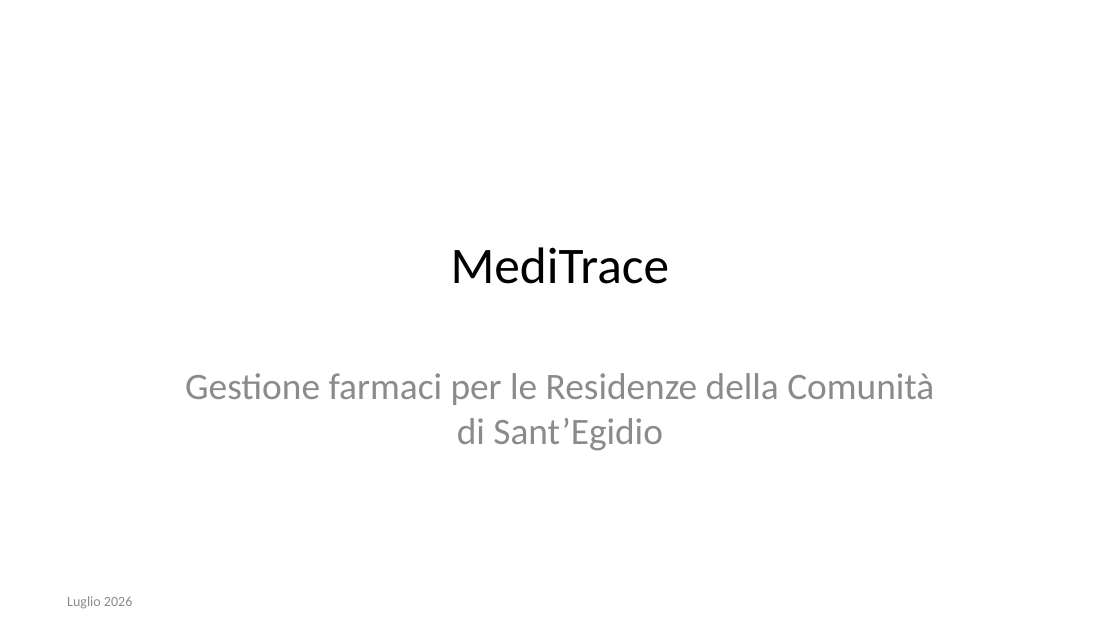
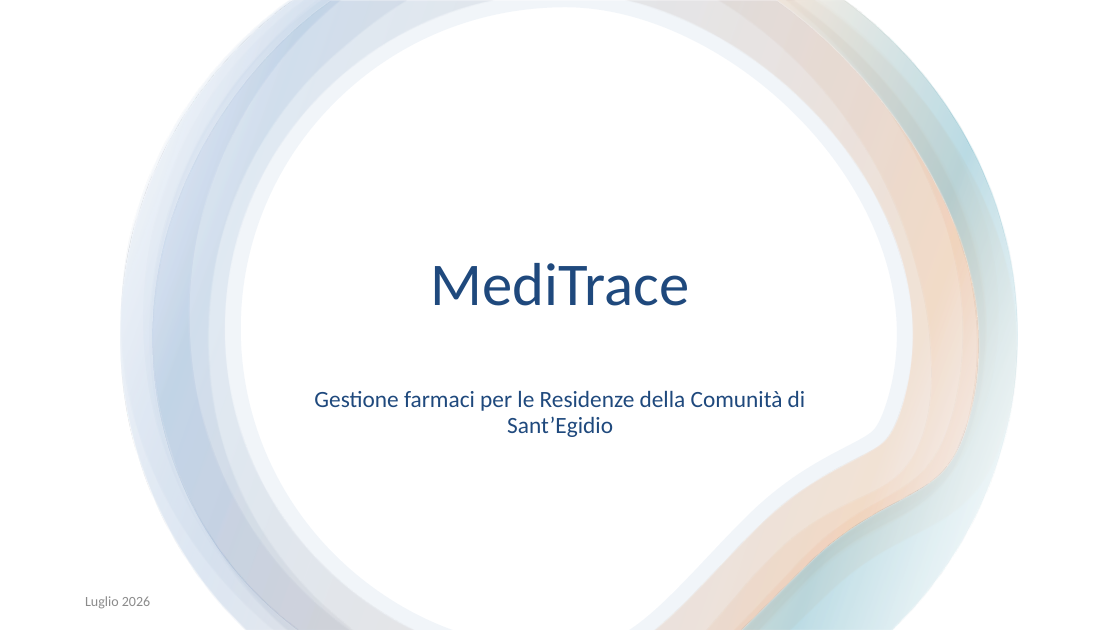
Before and after one commit to vgrazian/MediTrace, a slide deck: slide 1 of docs/presentation/medi-trace-editable.pptx. Drawn at 1120x630 pixels with LibreOffice and Linux fonts; fonts in the diff are those of the drawing. Boxes give left, top, right and bottom in pixels: in the first picture for what was removed or moved away, otherwise in the second. Text is boxed around its words. In the diff, an @@ line names an element or a change of style, - is before the commit and + after.

```diff
--- a/docs/presentation/medi-trace-editable.pptx
+++ b/docs/presentation/medi-trace-editable.pptx
@@ rectangle added at [0, 0, 1120, 629], fill #FFFFFF @@
@@ group added at [120, 0, 1017, 629]: 7 freeform shapes @@
@@ title "MediTrace": place and size @@
-title "MediTrace" at [451, 247, 669, 284]
+title "MediTrace" at [431, 263, 689, 306]
@@ title "MediTrace" at [431, 263, 689, 306]: size 33 to 39 pt, text colour #000000 to #1F497D @@
@@ subtitle "Gestione farmaci per le Residenze ...": place and size @@
-subtitle "Gestione farmaci per le Residenze ..." at [185, 373, 934, 451]
+subtitle "Gestione farmaci per le Residenze ..." at [314, 390, 806, 437]
@@ subtitle "Gestione farmaci per le Residenze ..." at [314, 390, 806, 437]: size 24 to 15 pt, text colour #8C8C8C to #1F497D; line spacing 1 to 0.9; less space between paragraphs @@
@@ text "Luglio 2026": place and size @@
-text "Luglio 2026" at [67, 596, 132, 609]
+text "Luglio 2026" at [85, 596, 150, 609]
@@ text "Luglio 2026" at [85, 596, 150, 609]: more space between paragraphs @@
```
Also in this commit, not shown: 15 other slides changed, 1 slide added, 10 slides removed, 27 other files.
